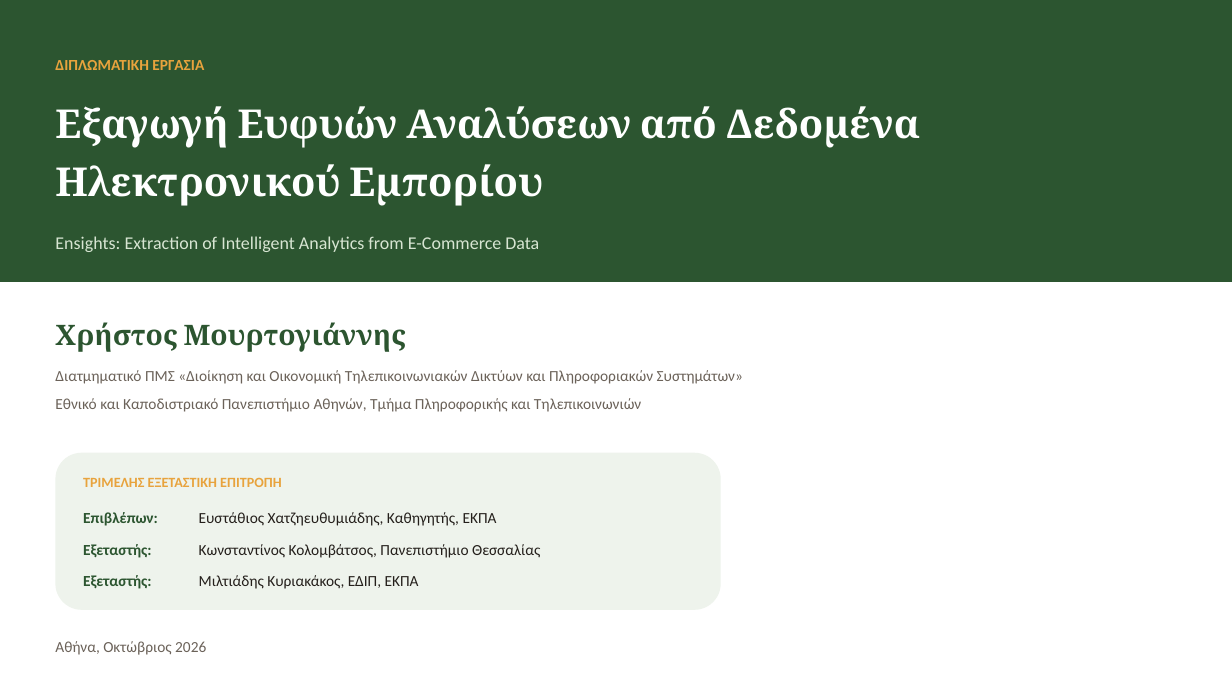
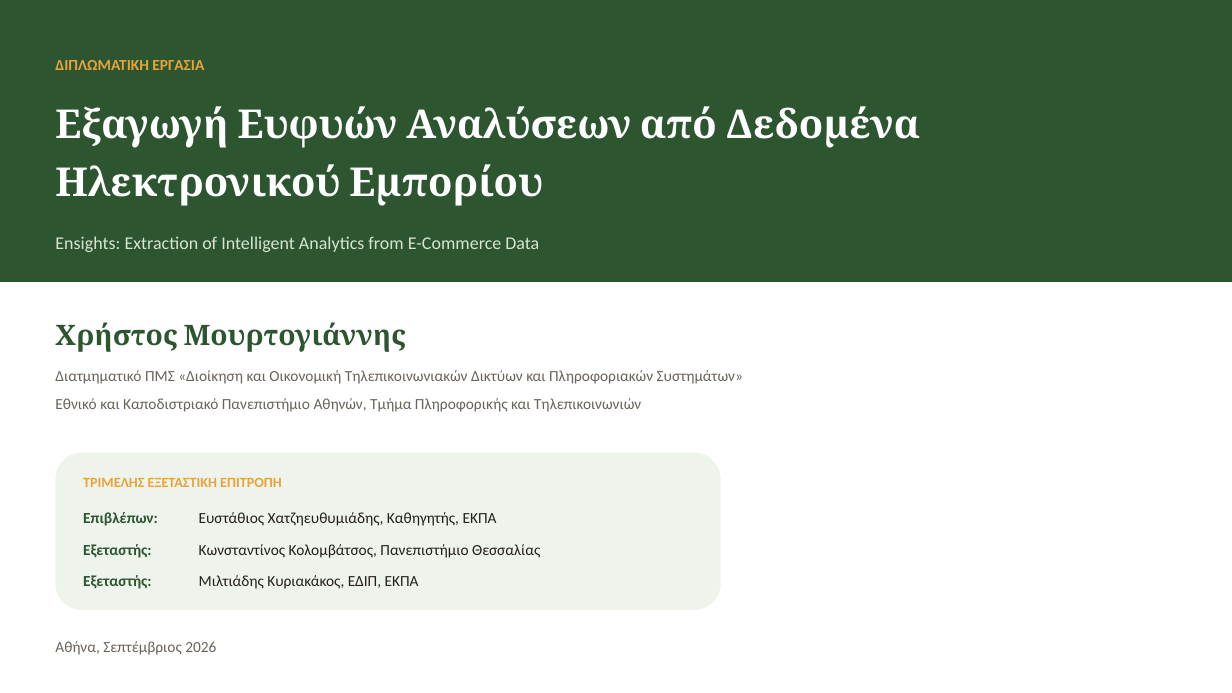
Before and after one commit to xrhstosmour/ensights, a slide deck: slide 1 of documents/ensights-thesis-defense.pptx. Drawn at 1232x693 pixels with LibreOffice and Linux fonts; fonts in the diff are those of the drawing. Boxes give left, top, right and bottom in pixels: in the first picture for what was removed or moved away, otherwise in the second. Text is boxed around its words. In the diff, an @@ line names an element or a change of style, - is before the commit and + after.

```diff
--- a/documents/ensights-thesis-defense.pptx
+++ b/documents/ensights-thesis-defense.pptx
@@ text at <box>55,641,216,655</box>: text changed @@
-Αθήνα, Οκτώβριος 2026
+Αθήνα, Σεπτέμβριος 2026
```
Also in this commit, not shown: 1 other file.
